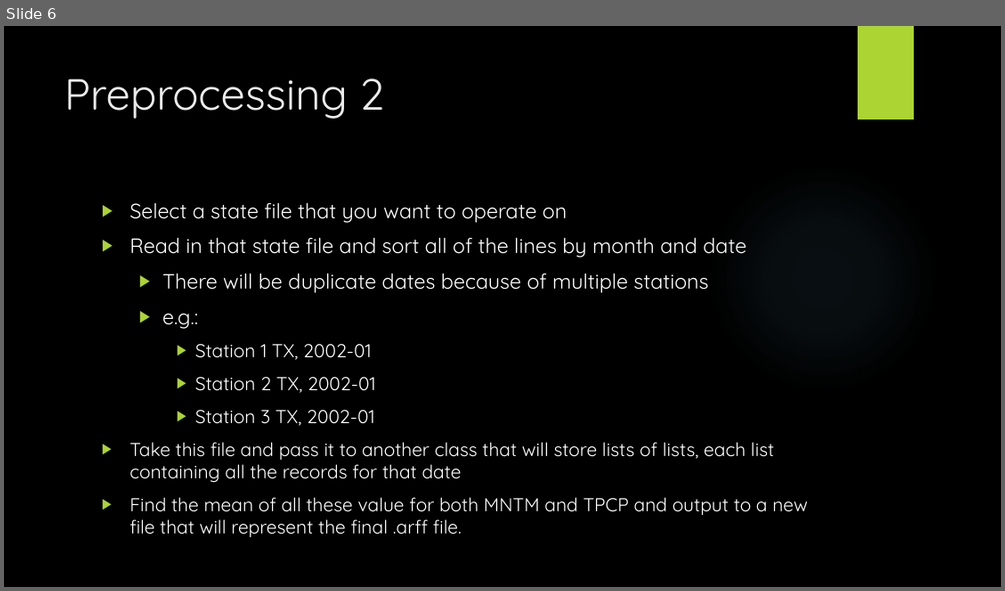
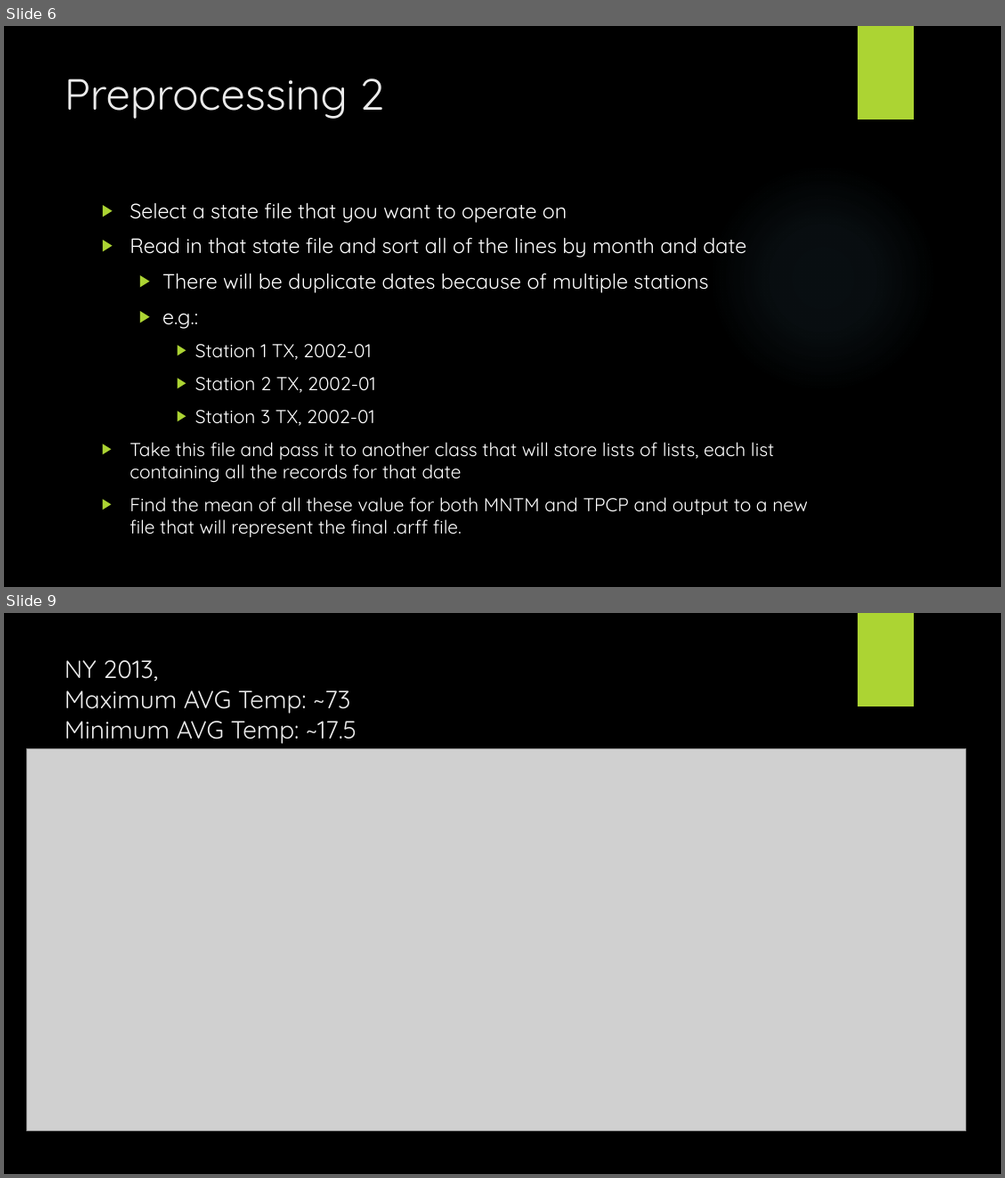
Before and after one commit to MeesterMarcus/DataMiningProject, a slide deck: Presentation/TrendsInWeather.pptx. Shown one above the other, each under a label of ours: slide 6 before the commit, slides 6 and 9 after it; the slides between them are not shown. The pictures are 1005x591 and 1005x1178 pixels, drawn with LibreOffice and Linux fonts; fonts in the diff are those of the drawing; grey boxes stand for pictures; background and template pictures are left out. Boxes give left, top, right and bottom in pixels: in the first picture for what was removed or moved away, otherwise in the second. Text is boxed around its words. In the diff, an @@ line names an element or a change of style, - is before the commit and + after.

```diff
--- a/Presentation/TrendsInWeather.pptx
+++ b/Presentation/TrendsInWeather.pptx
@@ slide 9 added at (4,613,1001,1174), background picture (left out); not listed: 2 template elements that a slide beside it also shows @@
@@ title added at (65,660,356,744), 24 pt, text #EBEBEB @@
+NY 2013,
+Maximum AVG Temp: ~73
+Minimum AVG Temp: ~17.5
@@ picture added at (26,749,966,1130) @@
```
Also in this commit, not shown: 6 other slides added, 10 other files.
